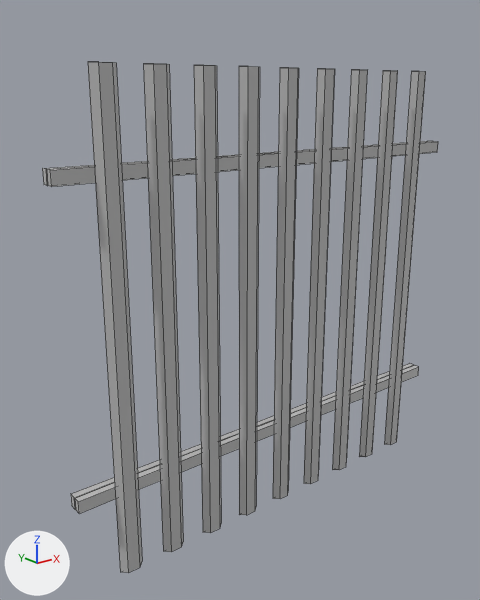
Two versions of the FBX model Assets/MotherDuckLEVELS/Team001Teachers-PolyWoodside/Meshes/Props/Prop_Fence_001_2M.fbx, one commit apart.
Camera for both pictures: a camera (50 mm lens) standing at (-0.85, -2.05, 1.81) and looking at (0.85, 0.08, 0.96). The lights are fixed; the arrows at lower left show +X, +Y and +Z. Mesh edges are drawn as thin lines. Where no turn or scale is listed for an object, it has been applied to the vertices.

Script lines for the objects in view, before the commit:
```python
me_mesh = bpy.data.meshes.new('Mesh')
me_mesh.from_pydata(...)  # 104 vertices, 78 faces; spans x 0.0..2.0, y -0.06..0.03, z 0.0..1.9
me_mesh.materials.append(mat_lambert1)  # grey #bcbcbc
ob_prop_fence_001_2m = bpy.data.objects.new('Prop_Fence_001_2M', me_mesh)
ob_prop_fence_001_2m.location = (0.0, 0.0, 0.0)
```
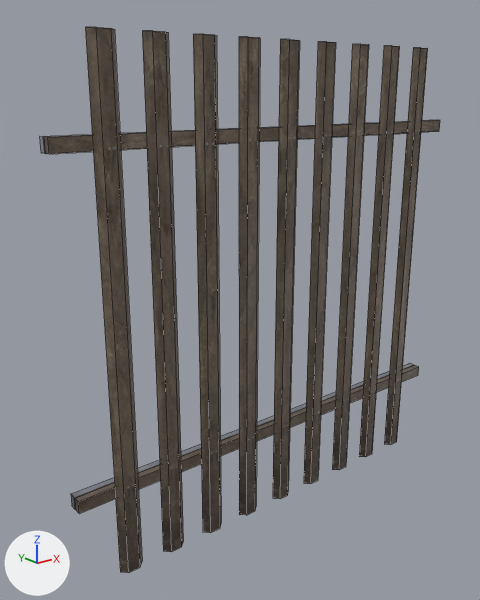
Commit message: Updated fence 2m and added fence 4m

Changed parts and their boxes [x1, y1, x2, y2] in the pictures (480 x 600 px; the box of a moved part takes in the faces that stretch with it):
'Prop_Fence_001_2M', recoloured, reshaped (grey to brown, 7% taller)
    before: [42, 62, 438, 573]
    after: [40, 27, 440, 573]
part 1 of me_mesh, moved or reshaped
    before: [42, 141, 430, 186]
    after: [40, 120, 430, 153]
part 2 of me_mesh, moved or reshaped
    before: [47, 141, 438, 187]
    after: [44, 120, 440, 154]
part 3 of me_mesh, moved or reshaped
    before: [88, 62, 426, 573]
    after: [85, 27, 428, 573]

Diff of the bpy script that builds the scene:
```diff
--- a/Assets/MotherDuckLEVELS/Team001Teachers-PolyWoodside/Meshes/Props/Prop_Fence_001_2M.fbx.py
+++ b/Assets/MotherDuckLEVELS/Team001Teachers-PolyWoodside/Meshes/Props/Prop_Fence_001_2M.fbx.py
@@ img_a_prop_fence_001_png @@
+img_a_prop_fence_001_png = load_image('A_Prop_Fence_001.png', '../../Textures/Albedo/Props/A_Prop_Fence_001.png', 1024, 1024, 'sRGB')
@@ mat_lambert2 @@
+mat_lambert2 = principled_material('lambert2')
+mat_lambert2.texture = img_a_prop_fence_001_png
@@ me_mesh @@
 me_mesh.from_pydata(...)  # 104 vertices, 78 faces; spans x 0.0..2.0, y -0.06..0.03, z 0.0..1.9
 # used by ob_prop_fence_001_2m; location = (0.0, 0.0, 0.0)
-me_mesh.materials.append(mat_lambert1)  # grey #bcbcbc
+# me_mesh part 1: the loose piece of 8 vertices spanning x 0.0..2.0, y 0.0..0.03, z 1.53..1.58 is moved by (0.0, 0.0, 0.1)
+# me_mesh part 2: the loose piece of 8 vertices spanning x 0.0..2.0, y -0.04..-0.01, z 1.53..1.58 is moved by (0.0, 0.0, 0.1)
+# me_mesh part 3: all 36 vertices in x 0.15..1.85, y -0.06..-0.04, z 1.9 are moved by (0.0, 0.0, 0.1)
+me_mesh.materials.append(mat_lambert2)  # picture img_a_prop_fence_001_png
```
